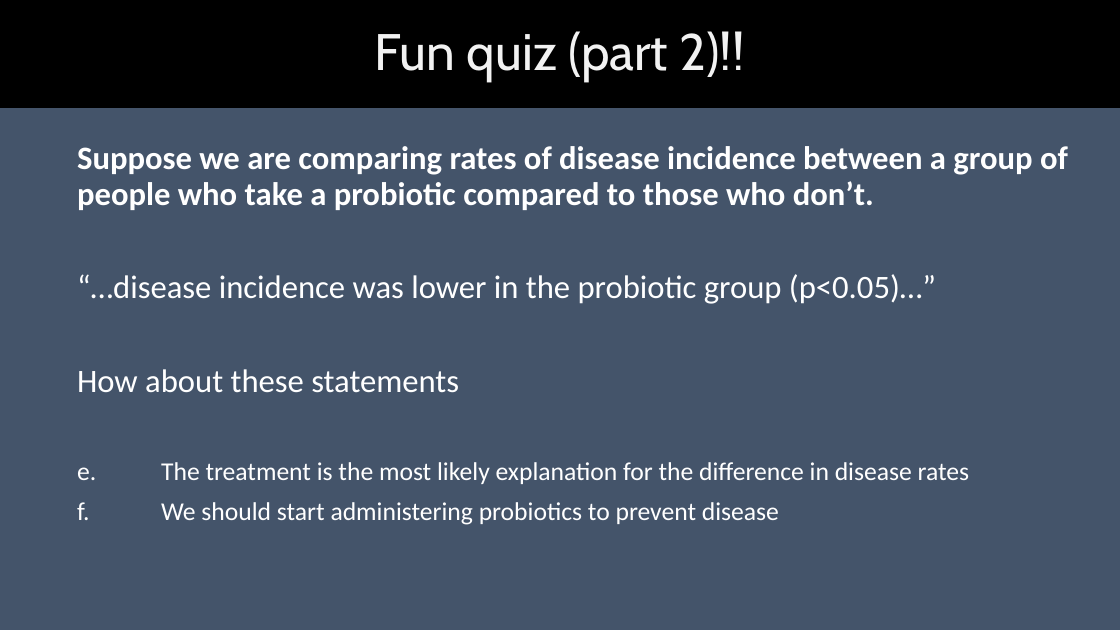
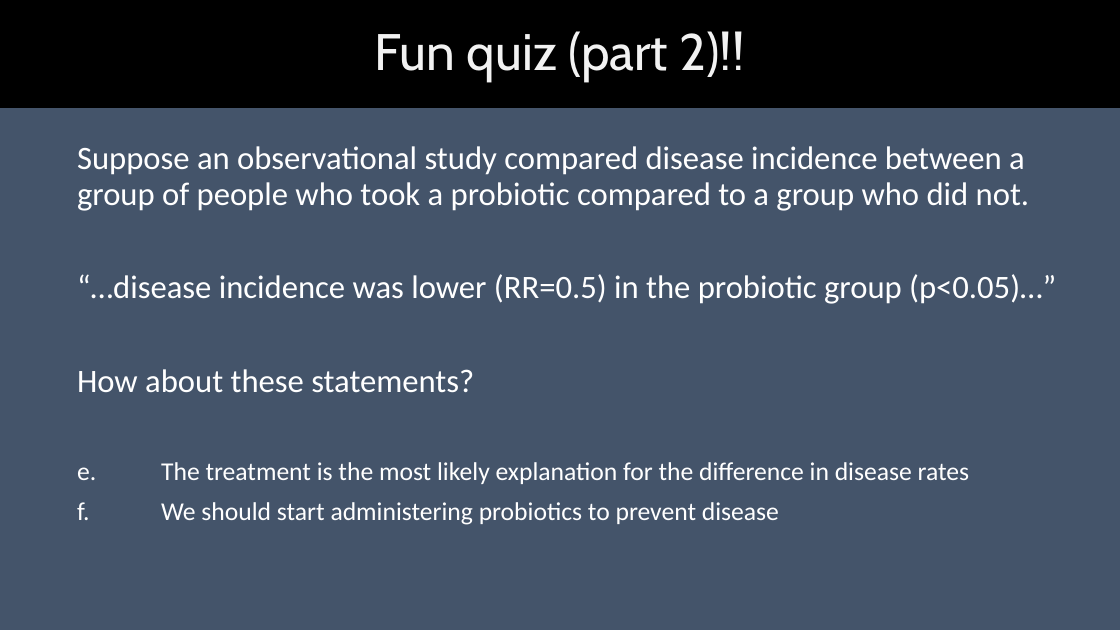
Before and after one commit to georgemsavva/DataScienceGroup, a slide deck: slide 7 of pvalues.pptx. Drawn at 1120x630 pixels with LibreOffice and Linux fonts; fonts in the diff are those of the drawing. Boxes give left, top, right and bottom in pixels: in the first picture for what was removed or moved away, otherwise in the second. Text is boxed around its words. In the diff, an @@ line names an element or a change of style, - is before the commit and + after.

```diff
--- a/pvalues.pptx
+++ b/pvalues.pptx
@@ text at (x1=77, y1=146, x2=1056, y2=392): text changed; bold off @@
-Suppose we are comparing rates of disease incidence between a group of people who take a probiotic compared to those who don’t.
-“…disease incidence was lower in the probiotic group (p<0.05)…”
-How about these statements
+Suppose an observational study compared disease incidence between a group of people who took a probiotic compared to a group who did not.
+“…disease incidence was lower (RR=0.5) in the probiotic group (p<0.05)…”
+How about these statements?
```
Also in this commit, not shown: 8 other slides changed, 1 slide added.
